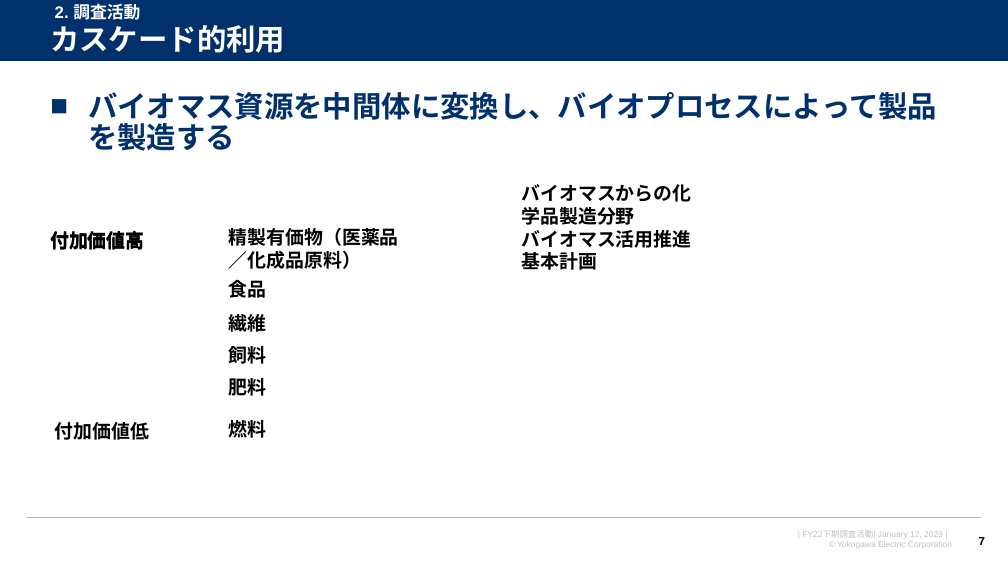
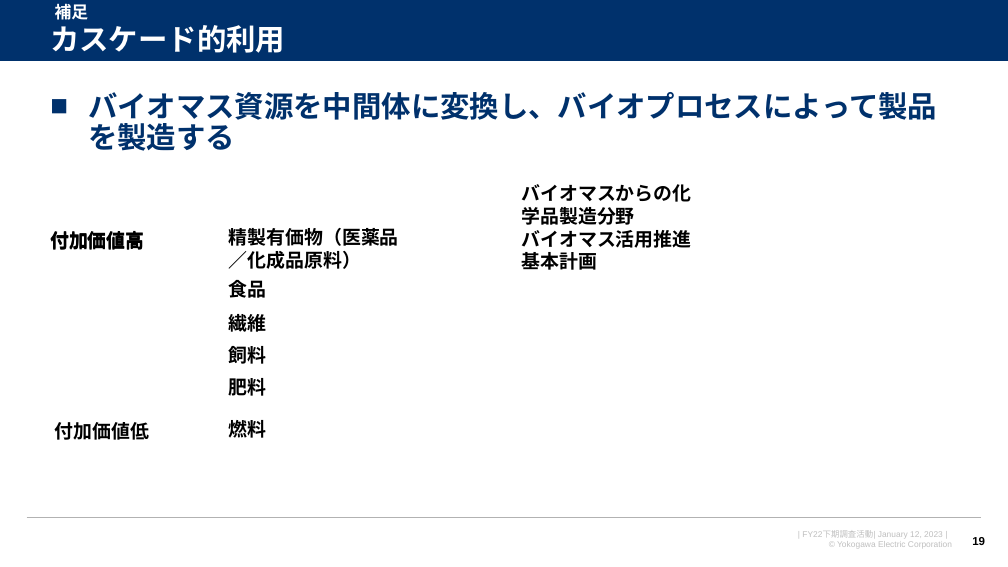
Before and after one commit to watarukumagai-git/denovo, a slide deck: slide 19 of survey_doc/230119_人工酵素設計_進捗報告_rev.0.pptx (slide 7 before the commit). Drawn at 1008x567 pixels with LibreOffice and Linux fonts; fonts in the diff are those of the drawing; background and template pictures are left out. Boxes give left, top, right and bottom in pixels: in the first picture for what was removed or moved away, otherwise in the second. Text is boxed around its words. In the diff, an @@ line names an element or a change of style, - is before the commit and + after.

```diff
--- a/survey_doc/230119_人工酵素設計_進捗報告_rev.0.pptx
+++ b/survey_doc/230119_人工酵素設計_進捗報告_rev.0.pptx
@@ text at <box>55,4,89,20</box>: text changed @@
-2. 調査活動
+補足
@@ page number at <box>972,537,985,545</box>: text changed @@
-7
+19
```
Also in this commit, not shown: 8 other slides changed, 5 slides added, 6 slides removed.
